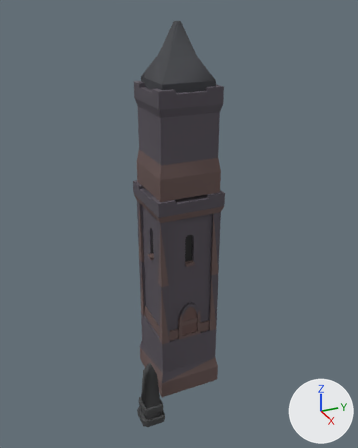
The glTF model art3d/buildings/ntower_l2.glb: old version first, new version second.
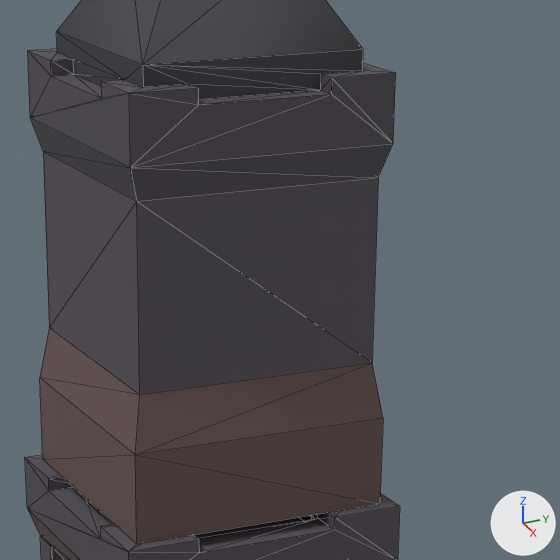
There are two pictures of each version: one whole from a 50 mm camera at (9.46, -4.01, 9.29) aimed at (0.03, 0.23, 4.58), one close up on the part from 35% to 74% of the width and 15% to 46% of the height. Lighting does not change. The marker at lower right points along +X, +Y and +Z. The last two pictures show the newer version. The close-ups show mesh edges as thin lines. Vertices at exactly the same position are counted once.

Objects in the first close-up: 'ntower_l2'.
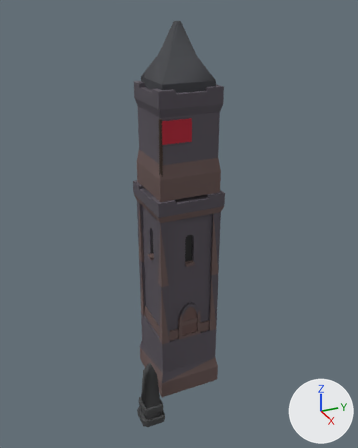
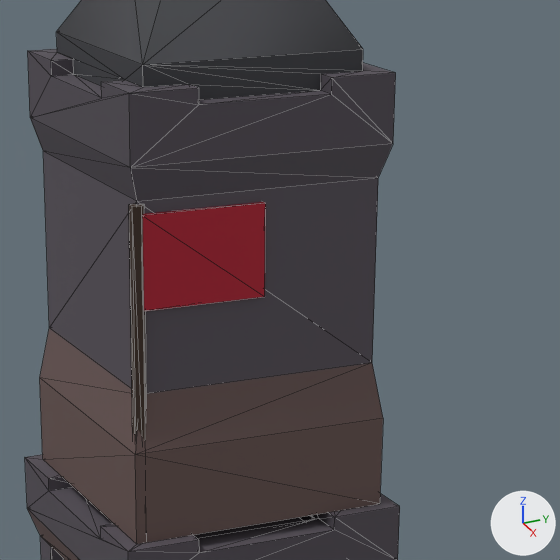
Boxes [x1, y1, x2, y2] around the edits, measured in the close-ups (560 x 560 px):
part 1 of me_tower_square_base, added: after [129, 204, 147, 440]
part 2 of me_tower_square_base, added (red): after [143, 202, 266, 311]

What changed in the scene script:
```text
Add mat_team:
    mat_team = bpy.data.materials.new('Team')
    # nodes: BsdfPrincipled, Mix, OutputMaterial, VertexColor
    # colours: red #b3122e, mixed with the vertex colours
Change me_tower_square_base:
    used by ob_ntower_l2; location = (-0.38, 0.38, 0.0)
    remove me_tower_square_base.from_pydata(...)  # 538 vertices, 1102 faces; spans x -0.8..1.56, y -1.56..0.8, z 0.0..8.87
    add me_tower_square_base.from_pydata(...)  # 556 vertices, 1130 faces; spans x -0.8..1.56, y -1.56..0.8, z 0.0..8.87
    me_tower_square_base part 1: a new loose piece, a 5-sided cylinder along z spanning x 0.634..0.71, y -0.704..-0.632, z 5.328..7.088, in mat_body
    me_tower_square_base part 2: a new loose piece, a box spanning x 0.648..0.696, y -0.656..0.016, z 6.56..7.04, in mat_team
    add me_tower_square_base.materials.append(mat_team)
```
